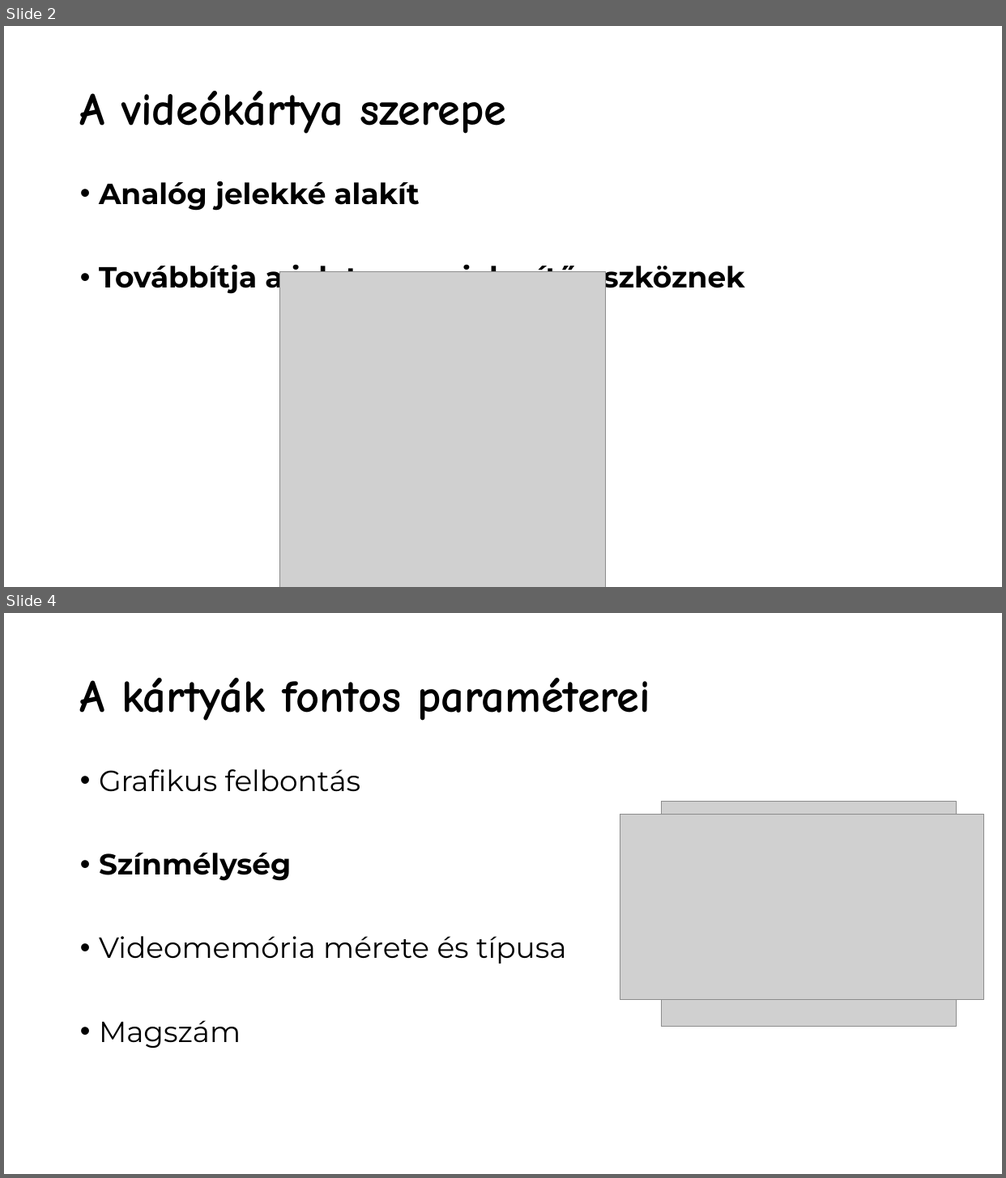
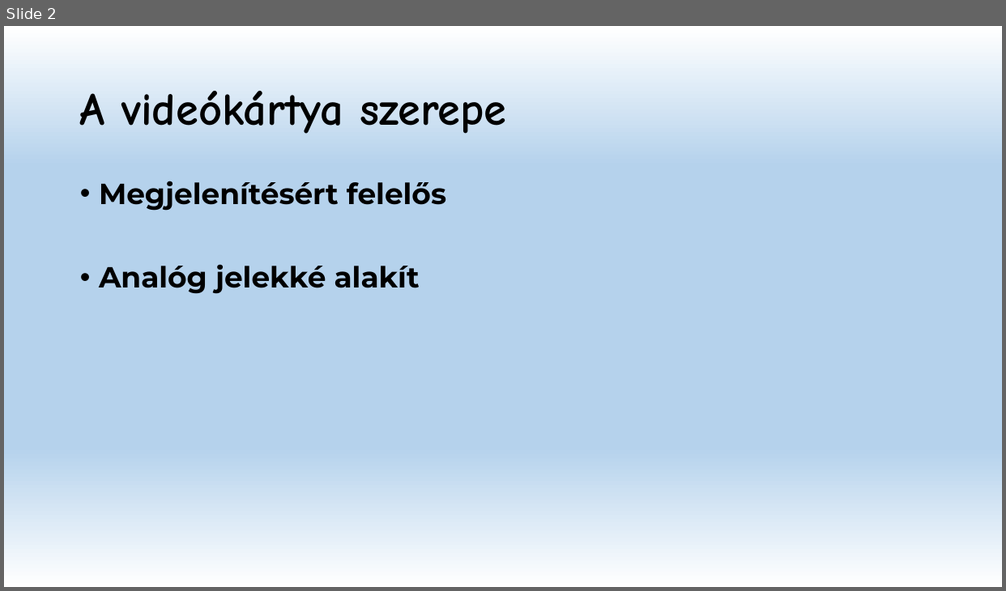
Before and after one commit to Sauher/SchauerRepo, a slide deck: Videókártya.pptx. Shown one above the other, each under a label of ours: slides 2 and 4 before the commit, slide 2 after it; the slides between them are not shown. The pictures are 1006x1178 and 1006x591 pixels, drawn with LibreOffice and Linux fonts; fonts in the diff are those of the drawing; grey boxes stand for pictures; background and template pictures are left out. Boxes give left, top, right and bottom in pixels: in the first picture for what was removed or moved away, otherwise in the second. Text is boxed around its words. In the diff, an @@ line names an element or a change of style, - is before the commit and + after.

```diff
--- a/Videókártya.pptx
+++ b/Videókártya.pptx
@@ slide 4 removed at (x1=4, y1=613, x2=1002, y2=1174), background picture (left out) @@
@@ title removed at (x1=80, y1=678, x2=650, y2=721) @@
-A kártyák fontos paraméterei
@@ text removed at (x1=99, y1=769, x2=566, y2=1048) @@
-• Grafikus felbontás
-• Színmélység
-• Videomemória mérete és típusa
-• Magszám
@@ picture removed at (x1=661, y1=802, x2=957, y2=1027) @@
@@ picture removed at (x1=620, y1=815, x2=984, y2=1000) @@
@@ slide 2 changed as well @@
@@ background picture (left out) to gradient #FFFFFF to #B5D2EC @@
@@ text at (x1=99, y1=181, x2=446, y2=211): paragraph added @@
+• Megjelenítésért felelős
@@ text at (x1=99, y1=260, x2=745, y2=296): paragraph removed @@
-• Továbbítja a jelet a megjelenítő eszköznek
@@ picture removed at (x1=280, y1=272, x2=606, y2=587) @@
```
Also in this commit, not shown: 2 other slides changed, 5 slides added, 3 other slides removed.
